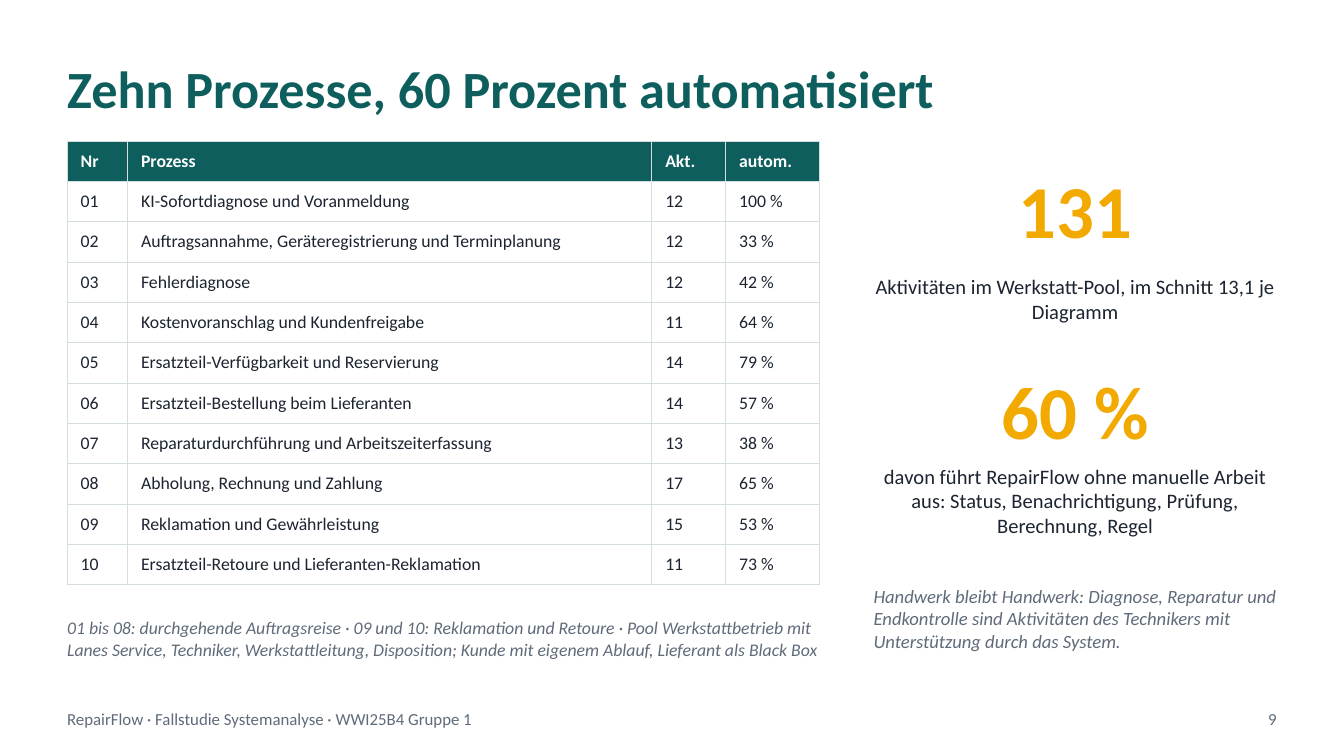
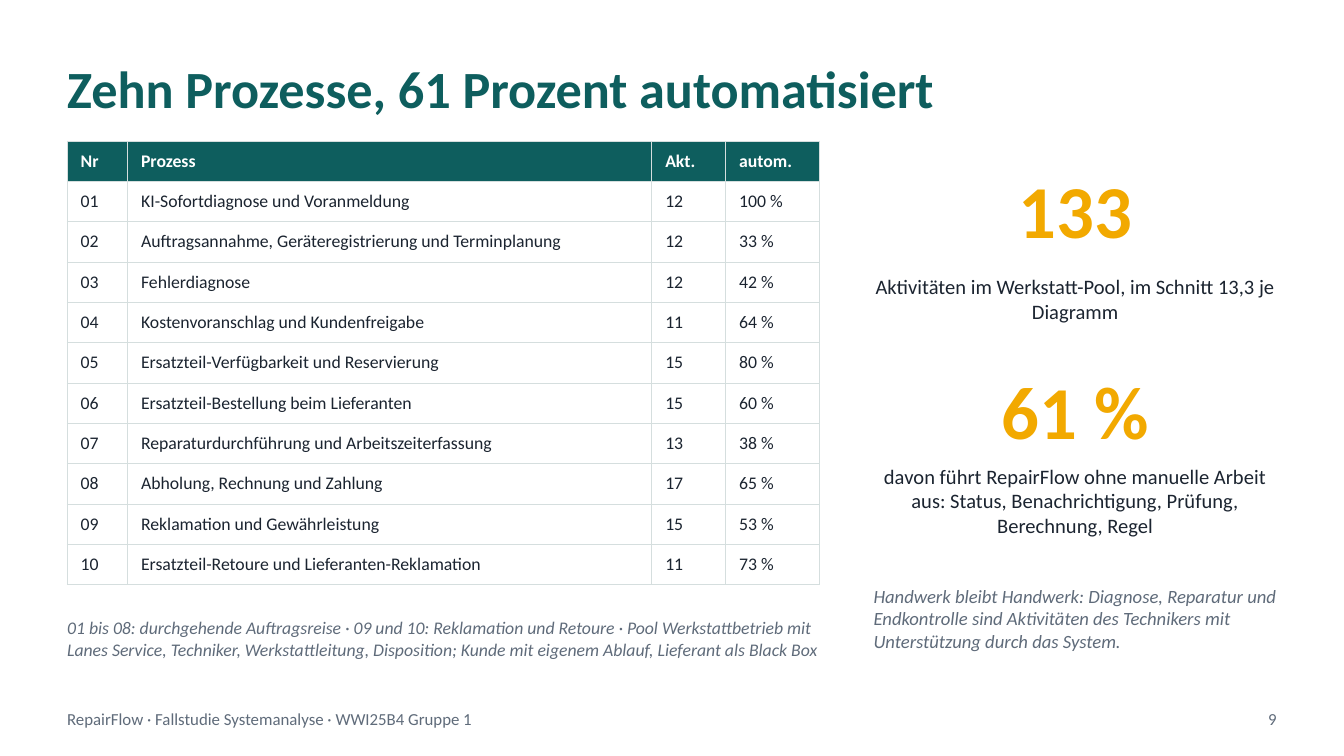
Before and after one commit to jakobschwan123-cmd/casestudy-semester-3, a slide deck: slide 9 of 4_praesentation/Abschlusspraesentation.pptx. Drawn at 1344x756 pixels with LibreOffice and Linux fonts; fonts in the diff are those of the drawing. Boxes give left, top, right and bottom in pixels: in the first picture for what was removed or moved away, otherwise in the second. Text is boxed around its words. In the diff, an @@ line names an element or a change of style, - is before the commit and + after.

```diff
--- a/4_praesentation/Abschlusspraesentation.pptx
+++ b/4_praesentation/Abschlusspraesentation.pptx
@@ text at (67, 71, 933, 115): text changed @@
-Zehn Prozesse, 60 Prozent automatisiert
+Zehn Prozesse, 61 Prozent automatisiert
@@ table at (67, 141, 820, 585) @@
-row 6, column 3: 14
+row 6, column 3: 15
-row 6, column 4: 79 %
+row 6, column 4: 80 %
-row 7, column 3: 14
+row 7, column 3: 15
-row 7, column 4: 57 %
+row 7, column 4: 60 %
@@ text at (1018, 189, 1131, 239): text changed @@
-131
+133
@@ text at (876, 279, 1274, 323): text changed @@
-Aktivitäten im Werkstatt-Pool, im Schnitt 13,1 je Diagramm
+Aktivitäten im Werkstatt-Pool, im Schnitt 13,3 je Diagramm
@@ text at (1002, 388, 1078, 440): text changed @@
-60 %
+61 %
```
Also in this commit, not shown: 2 other slides changed, 6 other files.
